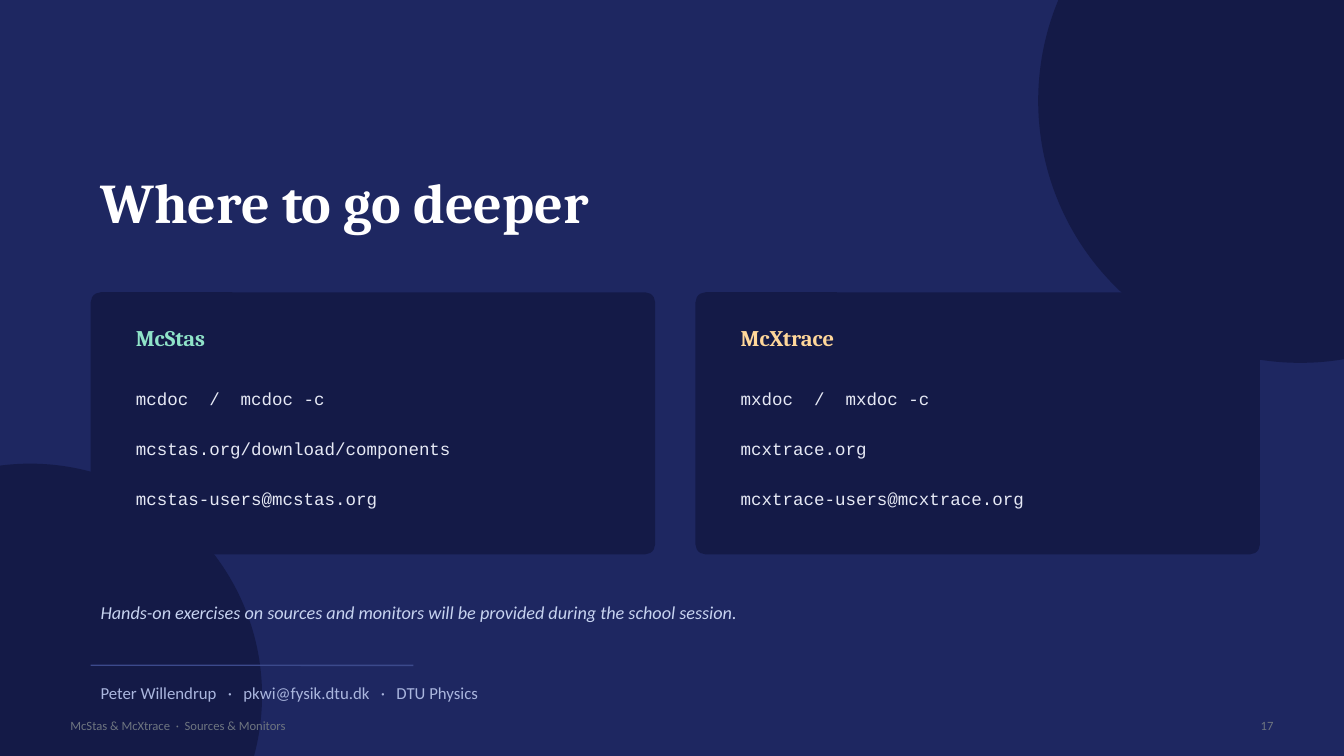
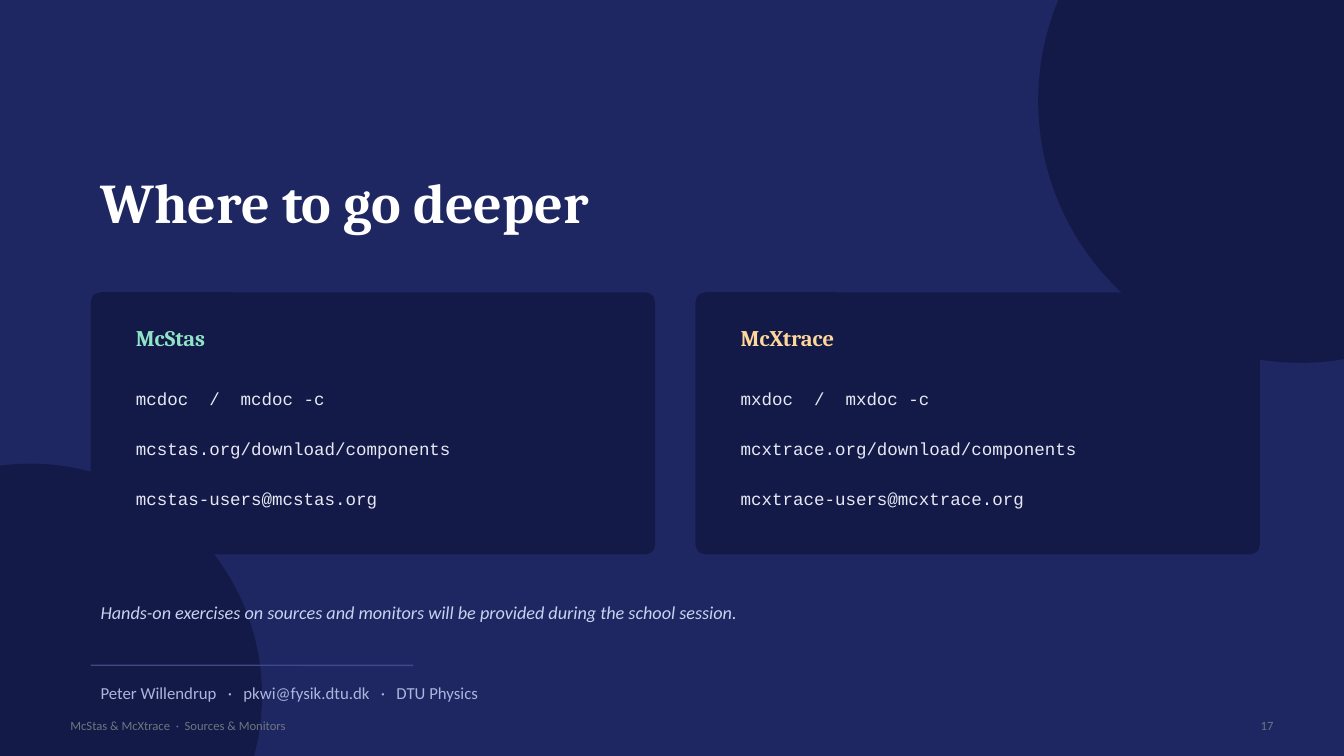
Before and after one commit to mccode-dev/PaNRAID, a slide deck: slide 18 of 22_September_Tuesday/morning_sources_detectors/02_Sources_Monitors/McStas_McXtrace_Sources_and_Monitors.pptx (slide 17 before the commit). Drawn at 1344x756 pixels with LibreOffice and Linux fonts; fonts in the diff are those of the drawing. Boxes give left, top, right and bottom in pixels: in the first picture for what was removed or moved away, otherwise in the second. Text is boxed around its words. In the diff, an @@ line names an element or a change of style, - is before the commit and + after.

```diff
--- a/22_September_Tuesday/morning_sources_detectors/02_Sources_Monitors/McStas_McXtrace_Sources_and_Monitors.pptx
+++ b/22_September_Tuesday/morning_sources_detectors/02_Sources_Monitors/McStas_McXtrace_Sources_and_Monitors.pptx
@@ text at [741, 443, 1077, 459]: text changed @@
-mcxtrace.org
+mcxtrace.org/download/components
```
Also in this commit, not shown: 5 other slides changed, 1 slide added.
